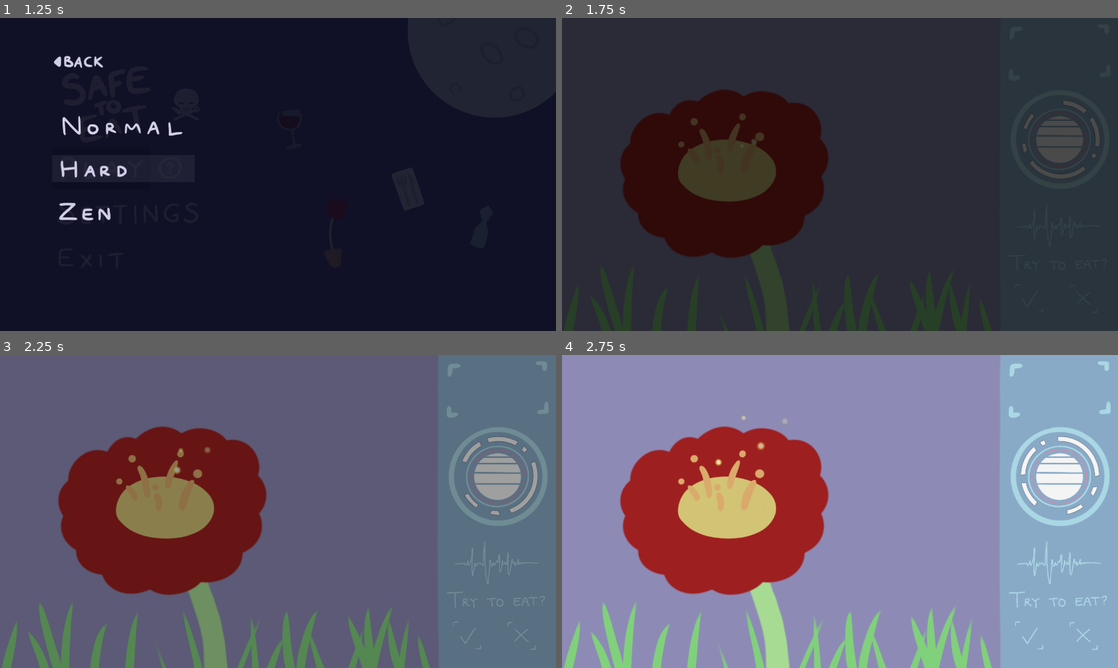
Above: before the commit, frames 1-4 (two rows, left to right).
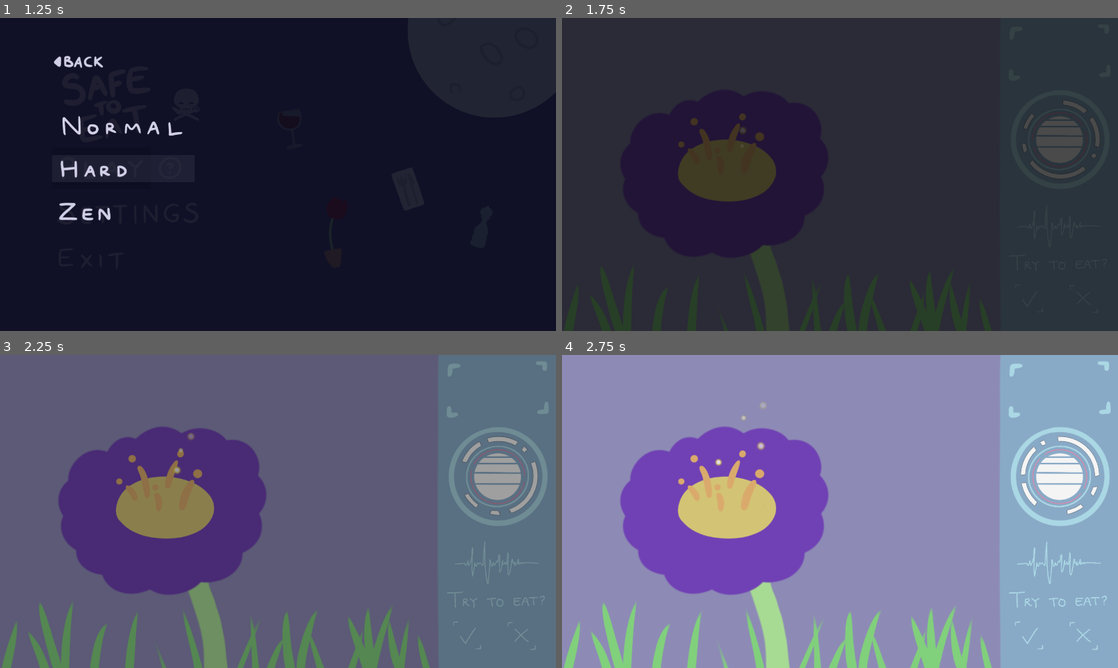
Above: after the commit, the same moments.

Repository: Niimphu/FiresideGameJam2023
Game: Godot game, scene res://Menus/MainMenu.tscn
Same seed, same stepped clock (60 frames per second), same inputs: the game is played once before the commit and once after it.
Inputs (mouse positions are in pixels of both pictures, inside the frame that each line leads up to):
- Up to frame 1 (1.25 s): click (100, 168) at 0.5 s
- Up to frame 2 (1.75 s): click (662, 168) at 1.25 s
- Up to frame 3 (2.25 s): hold Right (ui_right) from 2.03 s (still down)
- Up to frame 4 (2.75 s): keep holding Right (ui_right)

Frame 1 is identical in both runs. In frame 2, 13% of the frame differs, in the area x 10-48%, y 22-77%; in frame 3, 13%; in frame 4, 13%, in the area x 10-48%, y 15-77%.

Commit message:
petals shader and code

Diff:
--- a/Level/Flower/Flower.tscn
+++ b/Level/Flower/Flower.tscn
@@ -73,10 +73,10 @@
 [sub_resource type="ShaderMaterial" id=9]
 shader = SubResource( 8 )
 shader_param/white = Color( 1, 1, 1, 1 )
-shader_param/red = Color( 0.647059, 0.12549, 0.12549, 1 )
-shader_param/purple = Color( 0.447059, 0.25098, 0.733333, 1 )
-shader_param/blue = Color( 0.164706, 0.352941, 0.913725, 1 )
-shader_param/colour_index = 1
+shader_param/red = Color( 0.647059, 0.231373, 0.231373, 1 )
+shader_param/purple = Color( 0.458824, 0.266667, 0.737255, 1 )
+shader_param/blue = Color( 0.219608, 0.403922, 0.952941, 1 )
+shader_param/colour_index = 2
 
 [sub_resource type="SpriteFrames" id=2]
 animations = [ {
--- a/Level/Flower/FlowerIdentifier.gd
+++ b/Level/Flower/FlowerIdentifier.gd
@@ -3,20 +3,27 @@
 onready var stamen = $Stamen
 onready var pollen = $Pollen
 onready var petals = $Petals
+onready var stem = $Stem
 
 enum evenness { ODD, EVEN }
 enum pollening { NO, YES }
-enum colour { WHITE, RED, MAGENTA, ROYAL_BLUE }
+enum colour { WHITE, RED, PURPOLLL, BLUE }
 enum roundness { ROUND, POINTY }
 enum amount { FEW, MANY }
+enum thorny { YES, NO }
+enum leafy { YES, NO }
 
 var stamen_evenness
 var has_pollen
 var petal_colour
 var petal_roundness
 var petal_amount
+var stem_thorny
+var stem_leafy
 
 func _ready():
+	randomize()
+	petals.material.set_shader_param("colour_index", randi() % 4)
 	initialise_features()
 
 func check_danger() -> bool:
@@ -57,33 +64,21 @@
 
 	petal_roundness = roundness.POINTY if petals.frame == 1 or petals.frame == 2 else roundness.ROUND
 
+	stem_thorny = thorny.YES if stem.frame > 1 else thorny.NO
+
+	stem_leafy = leafy.YES if stem.frame % 2 else leafy.NO
+
 	if pollen.frame == 0:
 		pollen.get_node("Particles2D").visible = false
 	else:
 		pollen.get_node("Particles2D").visible = true
 
-#	match petals.frame:
-#		0:
-#			petal_colour = colour.RED
-#			petal_roundness = roundness.ROUND
-#		1:
-#			petal_colour = colour.WHITE
-#			petal_roundness = roundness.ROUND
-#		2:
-#			petal_colour = colour.ORANGE
-#			petal_roundness = roundness.POINTY
-#		3:
-#			petal_colour = colour.BLUE
-#			petal_roundness = roundness.POINTY
-#		4:
-#			petal_colour = colour.WHITE
-#			petal_roundness = roundness.POINTY
-#		5:
-#			petal_colour = colour.ORANGE
-#			petal_roundness = roundness.POINTY
-#		6:
-#			petal_colour = colour.BLUE
-#			petal_roundness = roundness.ROUND
-#		7:
-#			petal_colour = colour.RED
-#			petal_roundness = roundness.ROUND
+	match petal_colour:
+		0:
+			petal_colour = colour.WHITE
+		1:
+			petal_colour = colour.RED
+		2:
+			petal_colour = colour.PURPOLLL
+		3:
+			petal_colour = colour.BLUE
Binary file added: bin/TempExport/SafeToEat.apple-touch-icon.png
Not shown, added: bin/TempExport/SafeToEat.apple-touch-icon.png.import
Binary file added: bin/TempExport/SafeToEat.icon.png
Not shown, added: bin/TempExport/SafeToEat.icon.png.import
Binary file added: bin/TempExport/SafeToEat.png
Not shown, added: bin/TempExport/SafeToEat.png.import
Not shown, added: export_presets.cfg
Not shown, added: bin/TempExport/SafeToEat.audio.worklet.js
Not shown, added: bin/TempExport/SafeToEat.audio.worklet.zip
Not shown, added: bin/TempExport/SafeToEat.js
Not shown, added: bin/TempExport/SafeToEat.pck
Not shown, added: bin/TempExport/SafeToEat.wasm
(and 1 more such lines)
